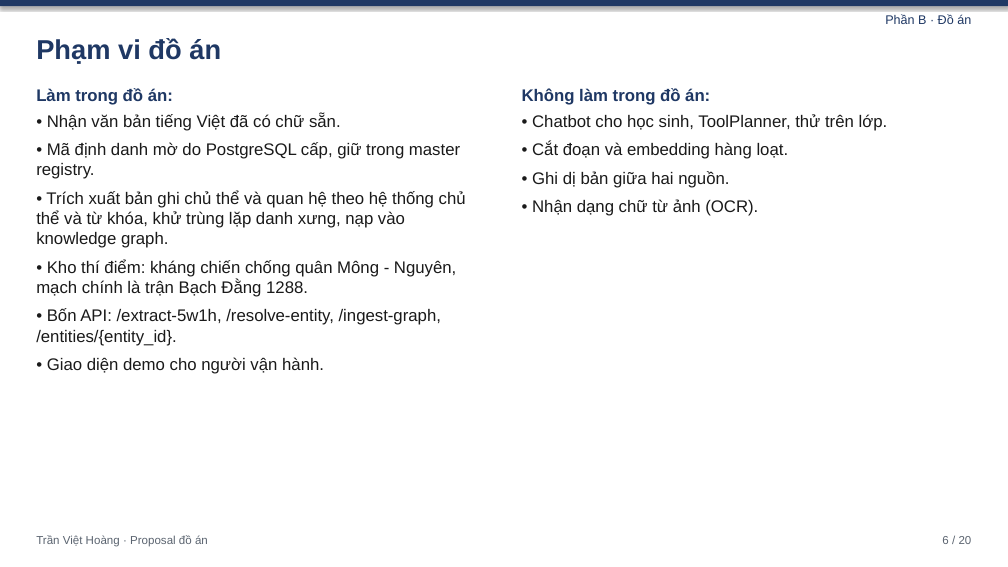
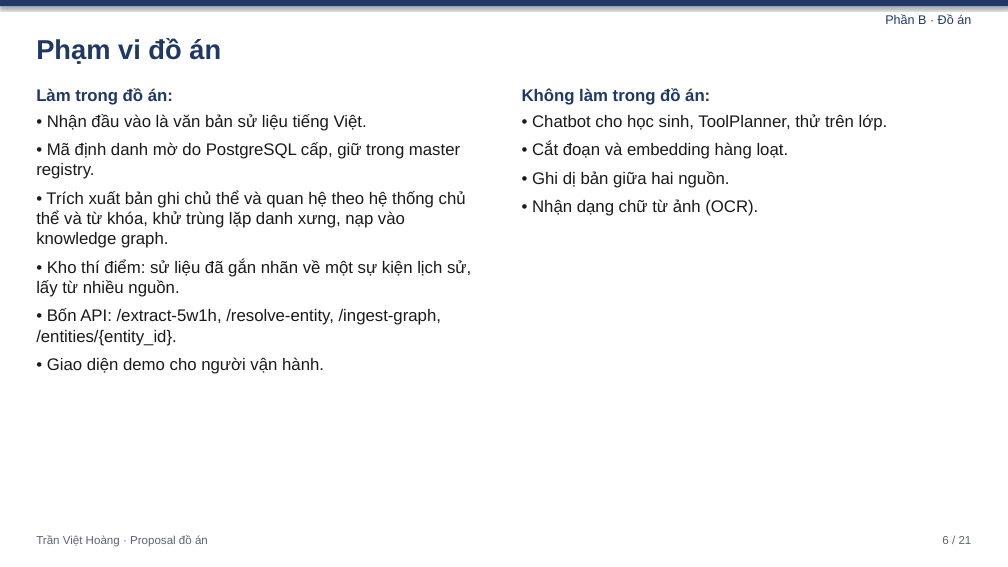
Before and after one commit to quac17/History-graph-db, a slide deck: slide 6 of Do An/slide-bao-cao-proposal.pptx. Drawn at 1008x567 pixels with LibreOffice and Linux fonts; fonts in the diff are those of the drawing. Boxes give left, top, right and bottom in pixels: in the first picture for what was removed or moved away, otherwise in the second. Text is boxed around its words. In the diff, an @@ line names an element or a change of style, - is before the commit and + after.

```diff
--- a/Do An/slide-bao-cao-proposal.pptx
+++ b/Do An/slide-bao-cao-proposal.pptx
@@ text at <box>47,114,367,131</box>: text changed @@
-• Nhận văn bản tiếng Việt đã có chữ sẵn.
+• Nhận đầu vào là văn bản sử liệu tiếng Việt.
@@ text at <box>36,259,471,297</box>: text changed @@
-• Kho thí điểm: kháng chiến chống quân Mông - Nguyên, mạch chính là trận Bạch Đằng 1288.
+• Kho thí điểm: sử liệu đã gắn nhãn về một sự kiện lịch sử, lấy từ nhiều nguồn.
@@ text at <box>942,536,972,544</box>: text changed @@
-6 / 20
+6 / 21
```
Also in this commit, not shown: 19 other slides changed, 1 slide added, 16 other files.
